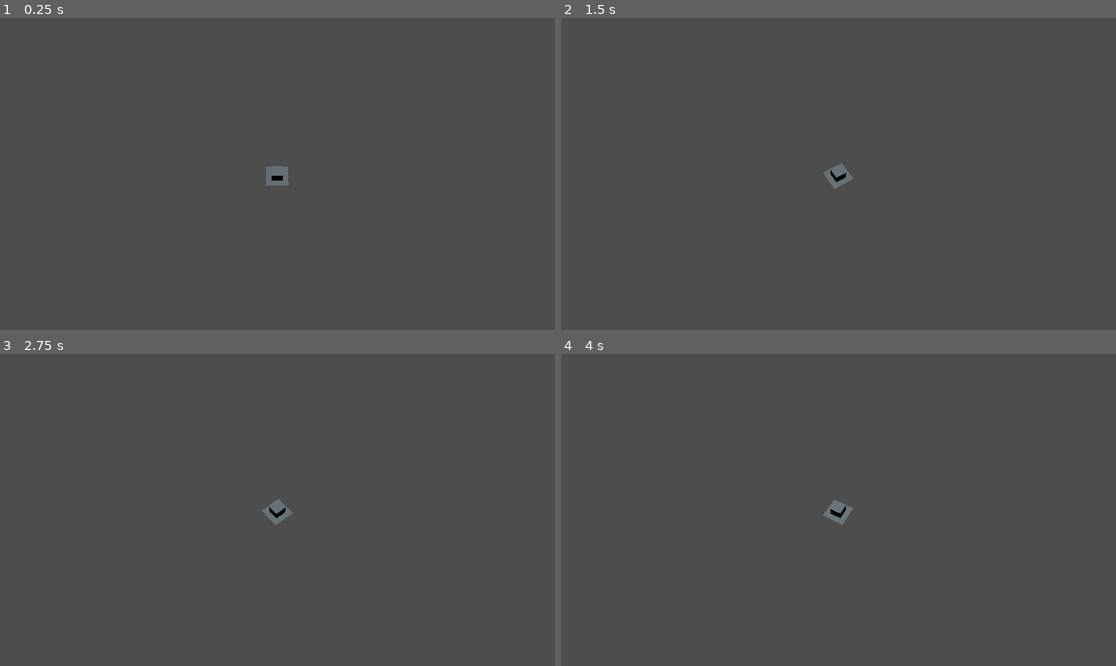
Above: before the commit, frames 1-4 (two rows, left to right).
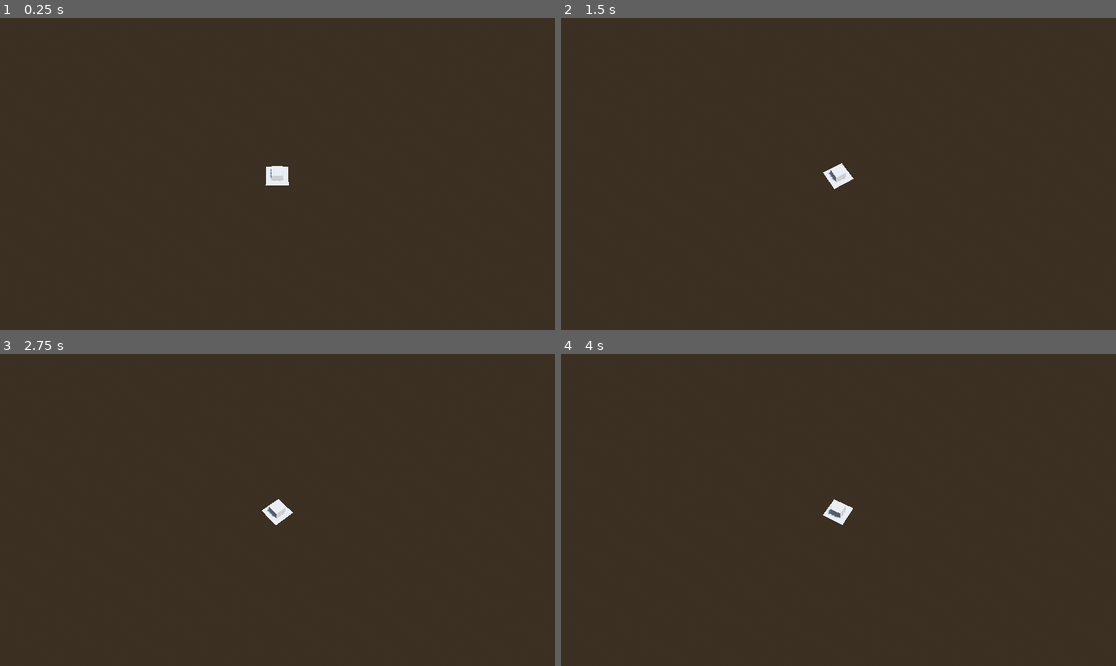
Above: after the commit, the same moments.

Repository: Yrthgze/Lighthouse
Game: Godot game, scene res://scenes/main_level.tscn
The game is run twice, just before and just after one commit, with the same random seed, the same clock (stepped at 60 frames per second) and the same inputs.
Inputs:
- Up to frame 1 (0.25 s): no input
- Up to frame 2 (1.5 s): tap Enter at 0.5 s; hold E (rotate_right) 0.53-1.28 s; hold Q (rotate_left) from 1.28 s (still down)
- Up to frame 3 (2.75 s): release Q (rotate_left) at 2.03 s; hold E (rotate_right) from 2.03 s (still down)
- Up to frame 4 (4 s): release E (rotate_right) at 3.53 s; hold Q (rotate_left) from 3.53 s (still down)

The runs differ from the first frame. In frame 1, 100% of the frame differs, in the area x 0-100%, y 0-100%; in frame 2, 100%; in frame 3, 100%; in frame 4, 100%.

Commit message:
[Lightning]: Basic lights

Diff:
--- a/scenes/main_level.tscn
+++ b/scenes/main_level.tscn
@@ -1,7 +1,21 @@
-[gd_scene load_steps=5 format=3 uid="uid://08s3sa3k2w10"]
+[gd_scene load_steps=8 format=3 uid="uid://08s3sa3k2w10"]
 
 [ext_resource type="Script" path="res://scripts/camera/IsometricCamera.gd" id="1_tw4xm"]
 [ext_resource type="Script" path="res://scripts/Movable.gd" id="2_vpmt4"]
+
+[sub_resource type="ProceduralSkyMaterial" id="ProceduralSkyMaterial_l750r"]
+sky_top_color = Color(0.384314, 0.454902, 0.54902, 1)
+sky_horizon_color = Color(0.646078, 0.655975, 0.670505, 1)
+ground_horizon_color = Color(0.646078, 0.655975, 0.670505, 1)
+
+[sub_resource type="Sky" id="Sky_iemr3"]
+sky_material = SubResource("ProceduralSkyMaterial_l750r")
+
+[sub_resource type="Environment" id="Environment_e1k05"]
+background_mode = 2
+sky = SubResource("Sky_iemr3")
+tonemap_mode = 2
+glow_enabled = true
 
 [sub_resource type="BoxMesh" id="BoxMesh_1c37x"]
 
@@ -9,9 +23,15 @@
 
 [node name="MainLevel" type="Node3D"]
 
-[node name="Sun" type="DirectionalLight3D" parent="."]
-transform = Transform3D(0.638257, -3.365e-08, 0.769823, -0.769823, -2.78991e-08, 0.638257, 0, -1, -4.37114e-08, 80.3127, 57.2786, 10.3192)
-light_color = Color(0.839216, 0.913725, 0.956863, 1)
+[node name="Lightning" type="Node3D" parent="."]
+
+[node name="Sun" type="DirectionalLight3D" parent="Lightning"]
+transform = Transform3D(0.927184, -0.312739, 0.206214, 0, 0.550481, 0.834848, -0.374607, -0.774057, 0.510397, 15, 20, 15)
+light_color = Color(1, 0.984314, 0.956863, 1)
+shadow_enabled = true
+
+[node name="WorldEnvironment" type="WorldEnvironment" parent="Lightning"]
+environment = SubResource("Environment_e1k05")
 
 [node name="IsometricCamera" type="Node3D" parent="."]
 transform = Transform3D(0.707107, -0.353553, 0.612372, 0, 0.866025, 0.5, -0.707107, -0.353553, 0.612372, 15, 15, 15)
